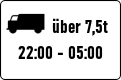
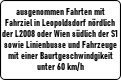
Before/after of a 121 x 80 layered artwork. What changed in the layer stack:
hid "über 7,5t" over (52, 18, 108, 36)
hid "LKW" over (6, 13, 45, 34)
hid "05:00 - 22:00" over (18, 46, 103, 59)
added layer "Wall of Text" above "ausgenommen" over (2, 8, 118, 71)
